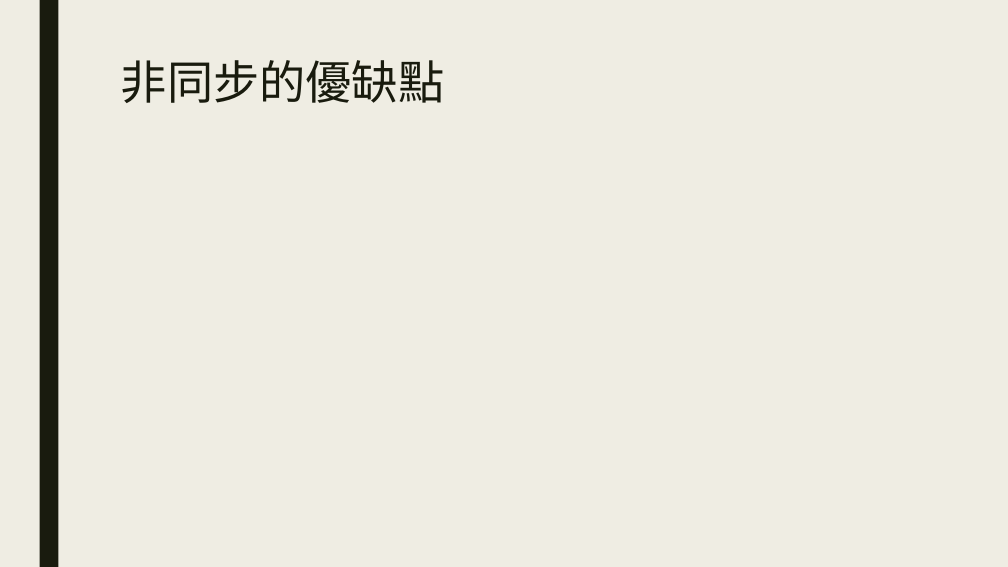
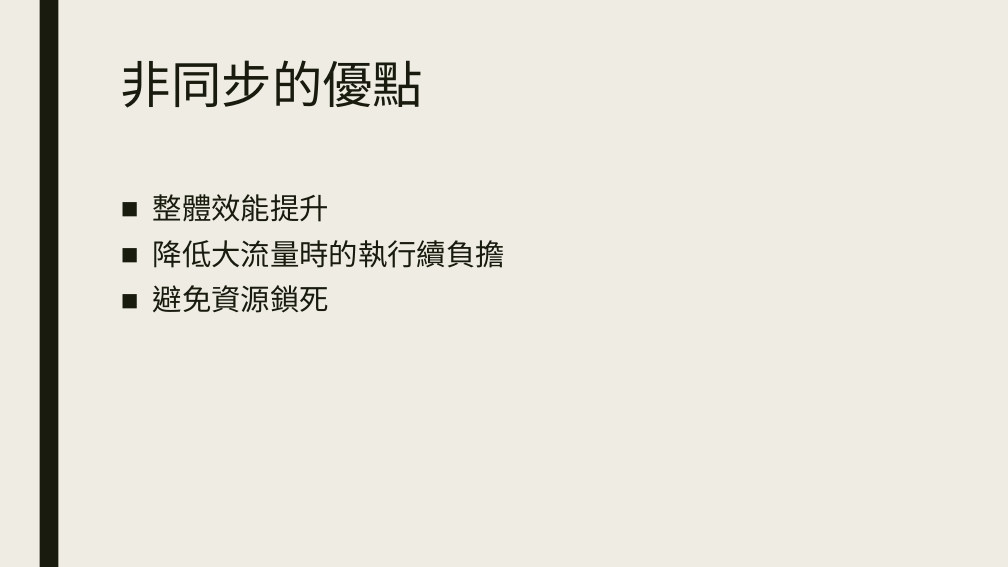
Before and after one commit to ryans610/.NET-Async-Basic, a slide deck: slide 11 of .NET非同步入門.pptx (slide 10 before the commit). Drawn at 1008x567 pixels with LibreOffice and Linux fonts; fonts in the diff are those of the drawing. Boxes give left, top, right and bottom in pixels: in the first picture for what was removed or moved away, otherwise in the second. Text is boxed around its words. In the diff, an @@ line names an element or a change of style, - is before the commit and + after.

```diff
--- a/.NET非同步入門.pptx
+++ b/.NET非同步入門.pptx
@@ title at [121, 60, 423, 108]: text changed; size 44 to 48 pt @@
-非同步的優缺點
+非同步的優點
@@ text added at [153, 194, 505, 313], 28 pt, text #191B0E @@
+■ 整體效能提升
+■ 降低大流量時的執行續負擔
+■ 避免資源鎖死
```
Also in this commit, not shown: 5 other slides changed, 2 slides added.
